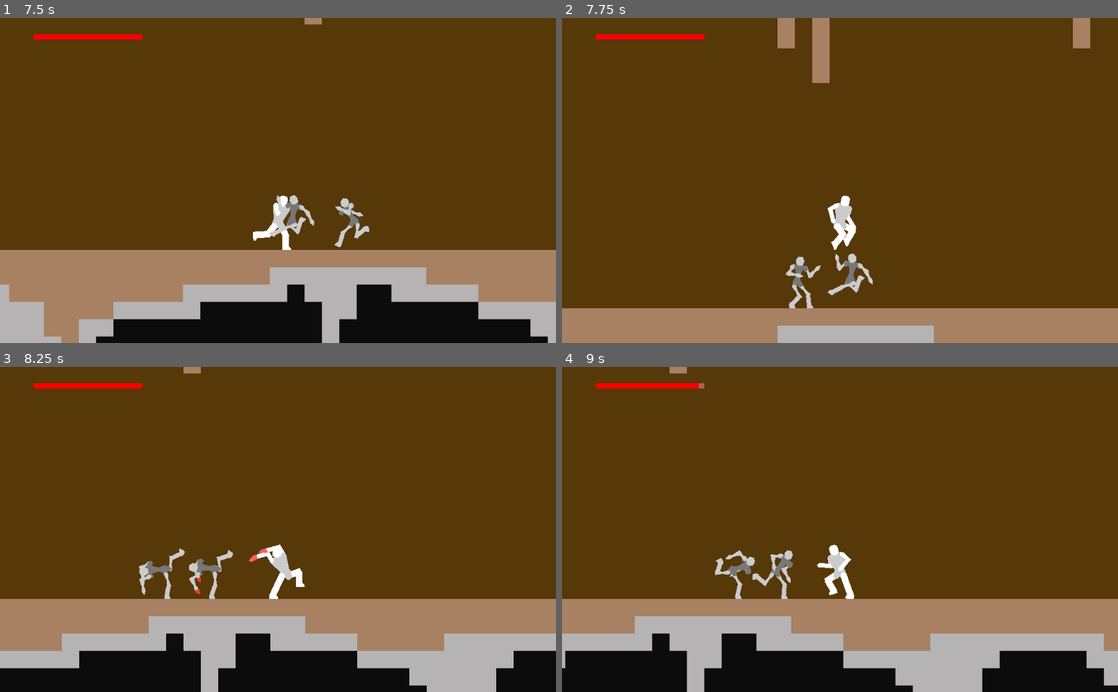
Above: before the commit, frames 1-4 (two rows, left to right).
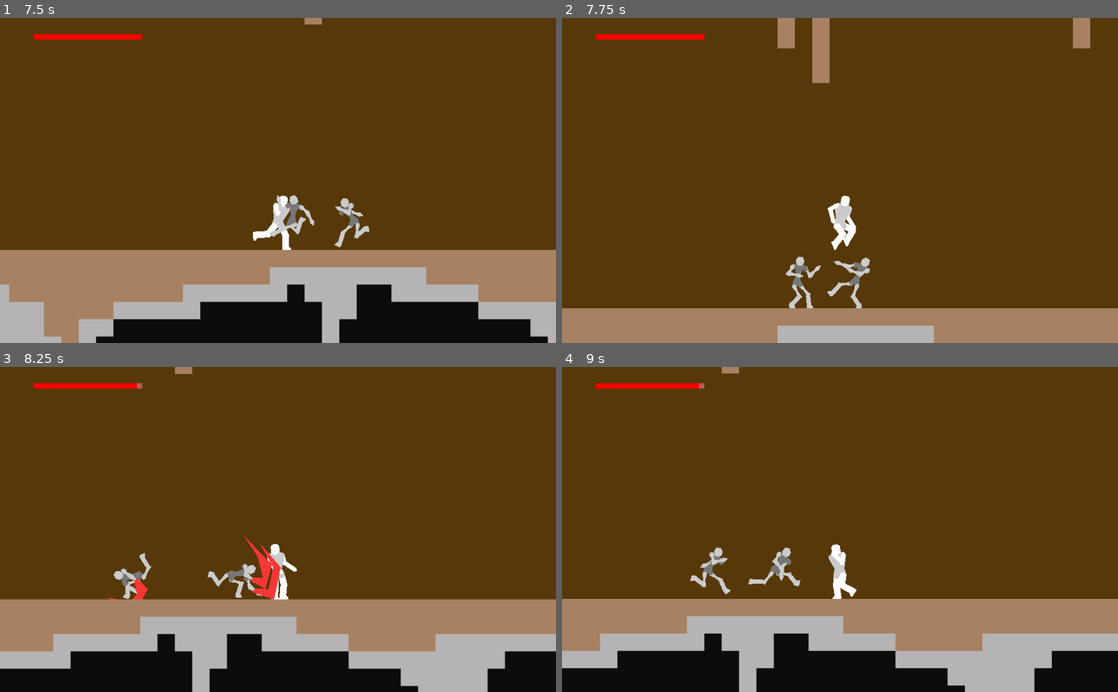
Above: after the commit, the same moments.

Repository: DarknessCatt/Lost-Soul
Game: Godot game, scene res://Maps/Prototype_Mountain/Prototype_Mountain.tscn
Two runs of this game, one before a commit and one after it. Both use one fixed random seed, a clock stepped at 60 frames per second and the inputs below. The project has no main scene, so this scene is started directly.
Inputs:
- Up to frame 1 (7.5 s): tap Enter at 0.5 s; hold C (hero_attack) 0.53-1.28 s; hold Right (hero_right) 0.53-2.03 s; tap Z (hero_jump) at 0.77, 1.52, 3.02, 3.77, 4.52, 6.02, 6.77 s; tap D (hero_heart) every 1.5 s from 1.35 to 7.35 s; hold C (hero_attack) 2.03-2.78 s; hold Left (hero_left) 2.03-4.28 s; hold C (hero_attack) 3.53-4.28 s; hold Right (hero_right) from 4.28 s (still down); hold C (hero_attack) 5.03-5.78 s; hold C (hero_attack) 6.53-7.28 s
- Up to frame 2 (7.75 s): keep holding Right (hero_right); tap Z (hero_jump) at 7.52 s
- Up to frame 3 (8.25 s): release Right (hero_right) at 8.03 s; hold Left (hero_left) from 8.03 s (still down); hold C (hero_attack) from 8.03 s (still down)
- Up to frame 4 (9 s): keep holding Left (hero_left); release C (hero_attack) at 8.78 s; tap D (hero_heart) at 8.85 s

Frame 1 is identical in both runs. In frame 2, 0.4% of the frame differs, in the area x 47-56%, y 72-90%; in frame 3, 4.7%; in frame 4, 9.6%, in the area x 0-100%, y 0-100%.

Commit message:
Enemy Respawning

Diff:
--- a/Lost_Soul/Entities/Enemy/Enemy.gd
+++ b/Lost_Soul/Entities/Enemy/Enemy.gd
@@ -5,7 +5,6 @@
 
 ##Functions
 func _on_Player_Detected(p_body):
-	randomize()
 	Player = p_body
 	$Perception/Eyes.call_deferred("set", "monitoring", false)
 
@@ -36,8 +35,8 @@
 		else:
 			self._change_state($States/Knockback)
 
-
 func _die():
+	cur_state.exit(self)
 	on_cutscene = true
 	self._change_anim("Death")
 
@@ -70,3 +69,19 @@
 		$Body_Animations.stop()
 
 	$Body_Animations.play(new_anim)
+
+#(Re)Spawning
+var original_pos : Vector2
+
+func _ready():
+	randomize()
+	self.original_pos = self.position
+
+func _respawn():
+	Player = null
+	self.position = self.original_pos
+	self.health = self.max_health
+	on_cutscene = false
+	self._change_state($States/Idle)
+	$Perception/Eyes.call_deferred("set", "monitoring", true)
+	$Body.modulate.a = 1.0
--- a/Lost_Soul/Entities/Enemy/Enemy.tscn
+++ b/Lost_Soul/Entities/Enemy/Enemy.tscn
@@ -191,18 +191,6 @@
 "transitions": PoolRealArray( 1, 1, 1, 1 ),
 "update": 0,
 "values": [ Color( 1, 1, 1, 1 ), Color( 1, 1, 1, 0.572549 ), Color( 1, 1, 1, 0.396078 ), Color( 1, 1, 1, 0 ) ]
-}
-tracks/15/type = "value"
-tracks/15/path = NodePath("Body_Collision:disabled")
-tracks/15/interp = 1
-tracks/15/loop_wrap = true
-tracks/15/imported = false
-tracks/15/enabled = true
-tracks/15/keys = {
-"times": PoolRealArray( 0, 0.02 ),
-"transitions": PoolRealArray( 1, 1 ),
-"update": 1,
-"values": [ false, true ]
 }
 
 [sub_resource type="Animation" id=2]
@@ -2464,6 +2452,7 @@
 
 [node name="Attack_Timer" type="Timer" parent="States/OnCombat"]
 process_mode = 0
+wait_time = 0.7
 one_shot = true
 
 [node name="Attack" type="Node" parent="States"]
@@ -2516,12 +2505,12 @@
 Direction = Vector2( 0.1, -1 )
 
 [node name="UpTilt_Hitbox" type="CollisionShape2D" parent="Body/Hitboxes/UpTilt/UpTilt_Hitbox"]
-shape = SubResource( 11 )
+shape = SubResource( 12 )
 disabled = true
 
 [node name="Right_Arm" type="Polygon2D" parent="Body"]
-position = Vector2( 9.63712, -21.778 )
-rotation = -0.482152
+position = Vector2( 1.2242, -30.4385 )
+rotation = -0.256757
 color = Color( 0.8, 0.8, 0.8, 1 )
 offset = Vector2( 30.2005, 27.966 )
 polygon = PoolVector2Array( -30.2005, -31.966, -26.2005, -27.966, -28.2005, -19.966, -26.2005, -11.966, -26.2005, -7.96604, -34.2005, -7.96604, -34.2005, -11.966, -32.2005, -19.966, -34.2005, -27.966 )
@@ -2530,8 +2519,8 @@
 }
 
 [node name="Right_Hand" type="Polygon2D" parent="Body"]
-position = Vector2( 17.0561, -7.60202 )
-rotation = -2.16981
+position = Vector2( 5.28733, -14.963 )
+rotation = -1.07241
 color = Color( 0.8, 0.8, 0.8, 1 )
 offset = Vector2( 31.8105, 42.7501 )
 polygon = PoolVector2Array( -31.8105, -46.7501, -27.8105, -42.7501, -27.8105, -38.7501, -29.8105, -30.7501, -27.8105, -22.7501, -31.8105, -14.7501, -35.8105, -22.7501, -33.8105, -30.7501, -35.8105, -38.7501, -35.8105, -42.7501 )
@@ -2540,8 +2529,8 @@
 }
 
 [node name="Right_Leg" type="Polygon2D" parent="Body"]
-position = Vector2( 1.08977, 11.5119 )
-rotation = -0.71243
+position = Vector2( 8.13111, 5.82109 )
+rotation = -1.00331
 color = Color( 0.8, 0.8, 0.8, 1 )
 offset = Vector2( 28.2005, 31.966 )
 polygon = PoolVector2Array( -30.2005, -35.966, -26.2005, -35.966, -24.2005, -31.966, -26.2005, -21.966, -24.2005, -7.966, -32.2005, -7.966, -30.2005, -21.966, -32.2005, -31.966 )
@@ -2550,8 +2539,9 @@
 }
 
 [node name="Right_Shin" type="Polygon2D" parent="Body"]
-position = Vector2( 14.1633, 26.6474 )
-rotation = -0.0862029
+position = Vector2( 24.9962, 16.5713 )
+rotation = 0.233101
+scale = Vector2( 1, 1 )
 color = Color( 0.8, 0.8, 0.8, 1 )
 offset = Vector2( 29.8696, 42.7614 )
 polygon = PoolVector2Array( -31.8696, -44.7614, -27.8696, -44.7614, -25.8696, -38.7614, -25.8696, -22.7614, -27.8696, -18.7614, -31.8696, -18.7614, -33.8696, -22.7614, -33.8696, -38.7614 )
@@ -2560,8 +2550,9 @@
 }
 
 [node name="Right_Foot" type="Polygon2D" parent="Body"]
-position = Vector2( 16.0574, 48.5657 )
-rotation = -0.0464672
+position = Vector2( 19.9143, 37.9764 )
+rotation = 0.706769
+scale = Vector2( 1, 1 )
 color = Color( 0.8, 0.8, 0.8, 1 )
 offset = Vector2( 29.9114, 20.7618 )
 polygon = PoolVector2Array( -25.9114, -22.7618, -23.9114, -20.7618, -21.9114, -14.7618, -31.9114, -14.7618, -33.9114, -16.7618, -33.9114, -22.7618, -31.9114, -26.7618 )
@@ -2570,8 +2561,7 @@
 }
 
 [node name="Hip" type="Polygon2D" parent="Body"]
-position = Vector2( -5.94093, 4.40069 )
-rotation = -0.136205
+rotation = -0.305975
 color = Color( 0.470588, 0.470588, 0.470588, 1 )
 offset = Vector2( 0, -12 )
 polygon = PoolVector2Array( -8, 22, -4, 22, 0, 18, 4, 22, 8, 22, 10, 18, 6, 8, -6, 8, -10, 18 )
@@ -2580,7 +2570,7 @@
 }
 
 [node name="Torso" type="Polygon2D" parent="Body/Hip"]
-rotation = 0.268097
+rotation = -0.0587192
 color = Color( 0.470588, 0.470588, 0.470588, 1 )
 offset = Vector2( 0, -16 )
 polygon = PoolVector2Array( -8, 18, 8, 18, 6, 12, 4, 6, 6, -4, 8, -8, 12, -4, 16, -8, 16, -12, 12, -16, -12, -16, -16, -12, -16, -8, -12, -4, -8, -8, -6, -4, -4, 6, -6, 12 )
@@ -2593,15 +2583,15 @@
 
 [node name="Upper" type="CollisionShape2D" parent="Body/Hip/Torso/Hurtbox"]
 position = Vector2( 0, -6.11535 )
-shape = SubResource( 12 )
+shape = SubResource( 13 )
 
 [node name="Lower" type="CollisionShape2D" parent="Body/Hip/Torso/Hurtbox"]
 position = Vector2( 0, 31.3101 )
-shape = SubResource( 13 )
+shape = SubResource( 14 )
 
 [node name="Head" type="Polygon2D" parent="Body/Hip/Torso"]
 position = Vector2( 0, -32 )
-rotation = -0.060754
+rotation = -0.548498
 color = Color( 0.8, 0.8, 0.8, 1 )
 offset = Vector2( 0, -16 )
 polygon = PoolVector2Array( -6, 16, 0, 18, 6, 16, 8, 8, 4, 1, -4, 1, -8, 8 )
@@ -2617,7 +2607,7 @@
 
 [node name="Left_Arm" type="Polygon2D" parent="Body/Hip/Torso"]
 position = Vector2( -12, -28 )
-rotation = 0.209782
+rotation = 0.823111
 color = Color( 0.8, 0.8, 0.8, 1 )
 offset = Vector2( 30.2005, 27.966 )
 polygon = PoolVector2Array( -30.2005, -31.966, -26.2005, -27.966, -26.2005, -23.966, -28.2005, -19.966, -26.2005, -11.966, -26.2005, -7.96604, -34.2005, -7.96604, -34.2005, -11.966, -32.2005, -19.966, -34.2005, -23.966, -34.193, -27.5603 )
@@ -2627,7 +2617,7 @@
 
 [node name="Left_Hand" type="Polygon2D" parent="Body/Hip/Torso/Left_Arm"]
 position = Vector2( -2.35438e-06, 16 )
-rotation = -2.03212
+rotation = -1.39453
 color = Color( 0.8, 0.8, 0.8, 1 )
 offset = Vector2( 31.8105, 42.7501 )
 polygon = PoolVector2Array( -31.794, -46.6744, -27.7438, -42.7252, -27.7603, -38.8009, -29.6592, -30.7763, -27.5583, -22.8022, -31.39, -14.6769, -35.5577, -22.7012, -33.6588, -30.7258, -35.7597, -38.6999, -35.7432, -42.6242 )
@@ -2646,7 +2636,7 @@
 
 [node name="Right_Arm" type="RemoteTransform2D" parent="Body/Hip/Torso"]
 position = Vector2( 12, -28 )
-rotation = -0.614043
+rotation = 0.107937
 remote_path = NodePath("../../../Right_Arm")
 __meta__ = {
 "_edit_ik_": true
@@ -2654,7 +2644,7 @@
 
 [node name="Right_Hand" type="RemoteTransform2D" parent="Body/Hip/Torso/Right_Arm"]
 position = Vector2( 0, 16 )
-rotation = -1.68766
+rotation = -0.815653
 remote_path = NodePath("../../../../Right_Hand")
 __meta__ = {
 "_edit_bone_": true
@@ -2673,7 +2663,7 @@
 
 [node name="Left_Leg" type="Polygon2D" parent="Body/Hip"]
 position = Vector2( -6, 8 )
-rotation = -0.287464
+rotation = -0.128925
 color = Color( 0.8, 0.8, 0.8, 1 )
 offset = Vector2( 28.2005, 31.966 )
 polygon = PoolVector2Array( -30.2005, -35.966, -26.2005, -35.966, -24.2005, -31.9542, -26.2005, -21.966, -24.2005, -7.966, -32.2005, -7.966, -30.2005, -21.966, -32.2005, -31.9778 )
@@ -2709,7 +2699,7 @@
 
 [node name="Right_Leg" type="RemoteTransform2D" parent="Body/Hip"]
 position = Vector2( 6, 8 )
-rotation = -0.576226
+rotation = -0.697336
 remote_path = NodePath("../../Right_Leg")
 __meta__ = {
 "_edit_ik_": true
@@ -2717,7 +2707,7 @@
 
 [node name="Right_Shin" type="RemoteTransform2D" parent="Body/Hip/Right_Leg"]
 position = Vector2( 0, 20 )
-rotation = 0.626228
+rotation = 1.23641
 remote_path = NodePath("../../../Right_Shin")
 __meta__ = {
 "_edit_bone_": true
@@ -2725,7 +2715,7 @@
 
 [node name="Right_Foot" type="RemoteTransform2D" parent="Body/Hip/Right_Leg/Right_Shin"]
 position = Vector2( 0, 22 )
-rotation = 0.0397357
+rotation = 0.473668
 remote_path = NodePath("../../../../Right_Foot")
 __meta__ = {
 "_edit_bone_": true
--- a/Lost_Soul/Entities/Enemy/FSM/Idle.gd
+++ b/Lost_Soul/Entities/Enemy/FSM/Idle.gd
@@ -1,4 +1,7 @@
 extends "EnemyState.gd"
+
+func enter(Enemy : KinematicBody2D) -> void:
+	Enemy._change_anim("Idle")
 
 func update(Enemy : KinematicBody2D, _delta : float) -> void:
 	if Enemy.Player != null:
--- a/Lost_Soul/Entities/Enemy/FSM/OnCombat.gd
+++ b/Lost_Soul/Entities/Enemy/FSM/OnCombat.gd
@@ -39,7 +39,7 @@
 	else:
 		Enemy._change_anim("Walking")
 
-	$Attack_Timer.wait_time = 1 + rand_range(-0.5, +0.5)
+	$Attack_Timer.wait_time = 0.7 + rand_range(-0.5, +0.5)
 	$Attack_Timer.start()
 
 func exit(_Enemy : KinematicBody2D) -> void:
--- a/Lost_Soul/Maps/Prototype_Mountain/Prototype_Mountain.gd
+++ b/Lost_Soul/Maps/Prototype_Mountain/Prototype_Mountain.gd
@@ -14,3 +14,5 @@
 
 func _on_Checkpoint_checkpoint_reached(checkpoint : Area2D):
 	respawn_point = checkpoint.global_position
+	for enemy in $Enemies.get_children():
+		enemy._respawn()
Not shown: 7 places in Lost_Soul/Entities/Enemy/Enemy.tscn that only renumber resources
